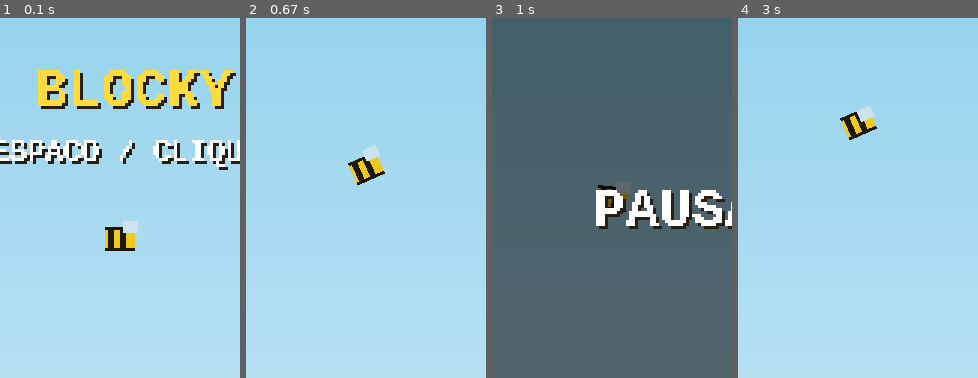
Above: before the commit, frames 1-4 (left to right).
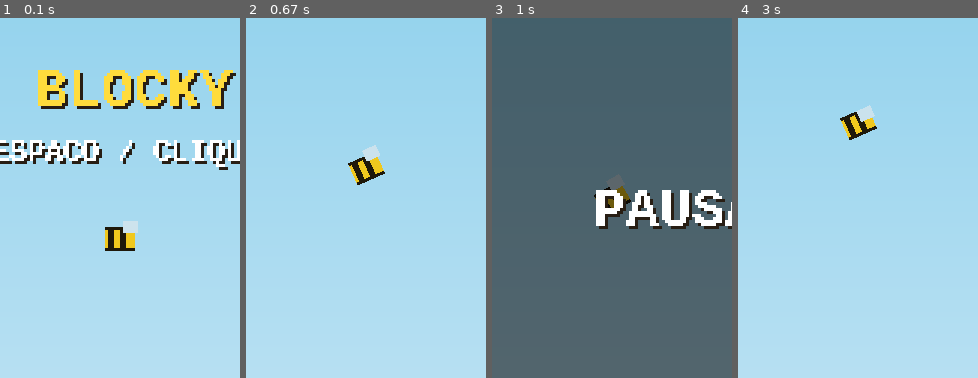
Above: after the commit, the same moments.

Repository: douglaspands/blocky-bird-game
Game: pygame game, started from main.py
The game is run twice, just before and just after one commit, with the same random seed, the same clock (stepped at 60 frames per second) and the same inputs.
Inputs (mouse positions are % of the whole screen's width and height, from its top left):
- Up to frame 1 (0.1 s): no input
- Up to frame 2 (0.67 s): hold M from 0.33 s (still down); hold Up from 0.33 s (still down)
- Up to frame 3 (1 s): release M at 0.8 s; release Up at 0.8 s; hold Esc from 0.83 s (still down); hold Up from 0.83 s (still down)
- Up to frame 4 (3 s): release Esc at 1.3 s; release Up at 1.3 s; click (82, 47) at 1.38 s; hold P from 2.67 s (still down); hold Up from 2.67 s (still down)
The pictures show only the part of the screen within x 5-55%, y 23-73%; the shares and areas given below are measured in that part.

Frames 1-2 are identical in both runs. In frame 3, 0.2% of the frame differs, in the area x 42-58%, y 46-54%; in frame 4, nothing differs.

Commit message:
Add Xbox controller support via InputManager (task 11b)
Implement src/input.py: InputManager.poll() consumes the pygame event
queue and returns abstract actions (flap, pause, mute) plus a quit
flag, mapping keyboard (SPACE/UP/ESC/P/M), left mouse click, and
joystick buttons (A=0 flap, Start=7 pause, Y=3 mute) uniformly.
Joysticks are enumerated at startup via pygame.joystick, and
JOYDEVICEADDED/JOYDEVICEREMOVED hotplug events add/remove them from
an instance-id-keyed dict without special-casing "no controller".

Refactor Game.handle_events() to consume only the abstract action set
instead of raw device events, per the design's action-based state
model. Verified via simulated keyboard/mouse/joystick events and a
fake Joystick class for hotplug, since no physical controller is
attached in this environment.

Co-Authored-By: Claude Sonnet 5 <noreply@anthropic.com>

Diff:
--- a/src/game.py
+++ b/src/game.py
@@ -10,6 +10,7 @@
 from src.config import BLOCK, FPS, PIPE_W, SCREEN_H, SCREEN_W, TITLE
 from src.decor import DecorManager
 from src.ground import Ground
+from src.input import ACTION_FLAP, ACTION_MUTE, ACTION_PAUSE, InputManager
 from src.particles import ParticleSystem
 from src.pipes import PipeManager
 from src.sounds import SoundManager
@@ -31,6 +32,7 @@
         self.running = True
         self.textures = textures.generate_all(BLOCK)
         self.sounds = SoundManager()
+        self.input = InputManager()
         self.score = 0
         self.highscore = score.load_highscore()
         self.reset()
@@ -64,18 +66,15 @@
             self.state = GameState.JOGANDO
 
     def handle_events(self) -> None:
-        for event in pygame.event.get():
-            if event.type == pygame.QUIT:
-                self.running = False
-            elif event.type == pygame.KEYDOWN:
-                if event.key in (pygame.K_SPACE, pygame.K_UP):
-                    self._flap_action()
-                elif event.key in (pygame.K_ESCAPE, pygame.K_p):
-                    self._toggle_pause()
-                elif event.key == pygame.K_m:
-                    self.sounds.toggle_mute()
-            elif event.type == pygame.MOUSEBUTTONDOWN and event.button == 1:
-                self._flap_action()
+        actions, quit_requested = self.input.poll()
+        if quit_requested:
+            self.running = False
+        if ACTION_FLAP in actions:
+            self._flap_action()
+        if ACTION_PAUSE in actions:
+            self._toggle_pause()
+        if ACTION_MUTE in actions:
+            self.sounds.toggle_mute()
 
     def _collision_texture(self) -> str | None:
         """Retorna a chave da textura do bloco atingido, ou None se nao houve colisao (R3.2)."""
--- /dev/null
+++ b/src/input.py
@@ -0,0 +1,62 @@
+"""InputManager: unifica teclado, mouse e controle Xbox em acoes abstratas (R10)."""
+
+import pygame
+
+BUTTON_A = 0
+BUTTON_Y = 3
+BUTTON_START = 7
+
+FLAP_KEYS = (pygame.K_SPACE, pygame.K_UP)
+PAUSE_KEYS = (pygame.K_ESCAPE, pygame.K_p)
+MUTE_KEYS = (pygame.K_m,)
+
+ACTION_FLAP = "flap"
+ACTION_PAUSE = "pause"
+ACTION_MUTE = "mute"
+
+
+class InputManager:
+    def __init__(self) -> None:
+        pygame.joystick.init()
+        self.joysticks: dict[int, pygame.joystick.Joystick] = {}
+        for device_index in range(pygame.joystick.get_count()):
+            self._add_joystick(device_index)
+
+    def _add_joystick(self, device_index: int) -> None:
+        joystick = pygame.joystick.Joystick(device_index)
+        joystick.init()
+        self.joysticks[joystick.get_instance_id()] = joystick
+
+    def _remove_joystick(self, instance_id: int) -> None:
+        self.joysticks.pop(instance_id, None)
+
+    def poll(self) -> tuple[set[str], bool]:
+        """Consome a fila de eventos e retorna (acoes abstratas, pedido de fechar janela)."""
+        actions: set[str] = set()
+        quit_requested = False
+
+        for event in pygame.event.get():
+            if event.type == pygame.QUIT:
+                quit_requested = True
+            elif event.type == pygame.KEYDOWN:
+                if event.key in FLAP_KEYS:
+                    actions.add(ACTION_FLAP)
+                elif event.key in PAUSE_KEYS:
+                    actions.add(ACTION_PAUSE)
+                elif event.key in MUTE_KEYS:
+                    actions.add(ACTION_MUTE)
+            elif event.type == pygame.MOUSEBUTTONDOWN and event.button == 1:
+                actions.add(ACTION_FLAP)
+            elif event.type == pygame.JOYBUTTONDOWN:
+                if event.button == BUTTON_A:
+                    actions.add(ACTION_FLAP)
+                elif event.button == BUTTON_START:
+                    actions.add(ACTION_PAUSE)
+                elif event.button == BUTTON_Y:
+                    actions.add(ACTION_MUTE)
+            elif event.type == pygame.JOYDEVICEADDED:
+                self._add_joystick(event.device_index)
+            elif event.type == pygame.JOYDEVICEREMOVED:
+                self._remove_joystick(event.instance_id)
+
+        return actions, quit_requested
Not shown, changed: specs/tasks.md
